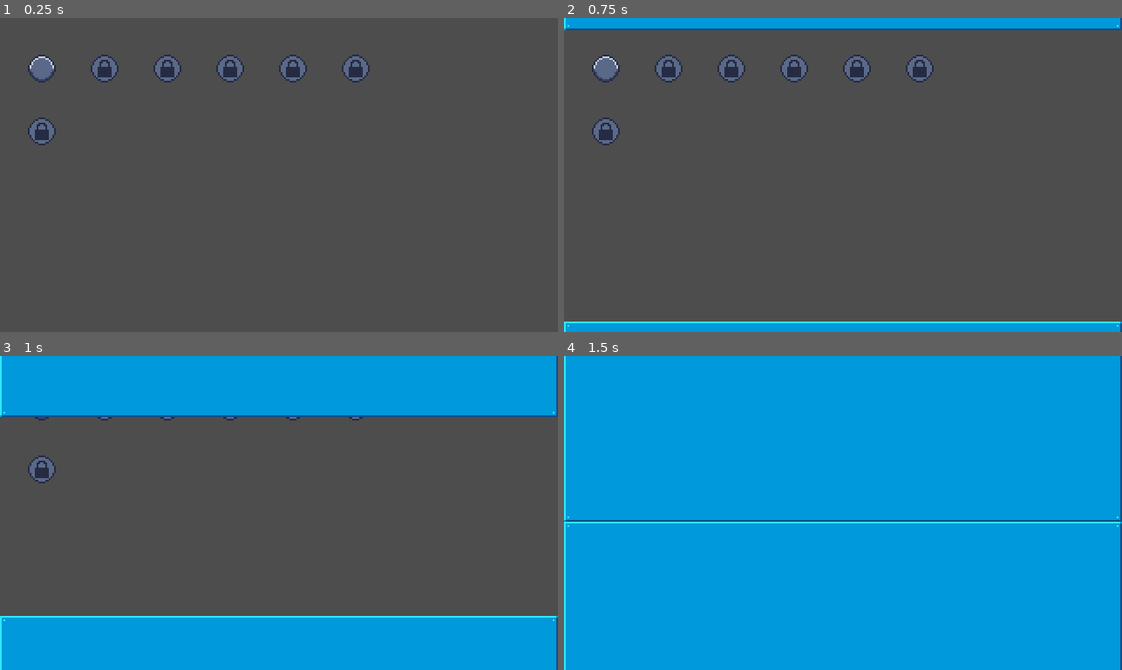
Above: before the commit, frames 1-4 (two rows, left to right).
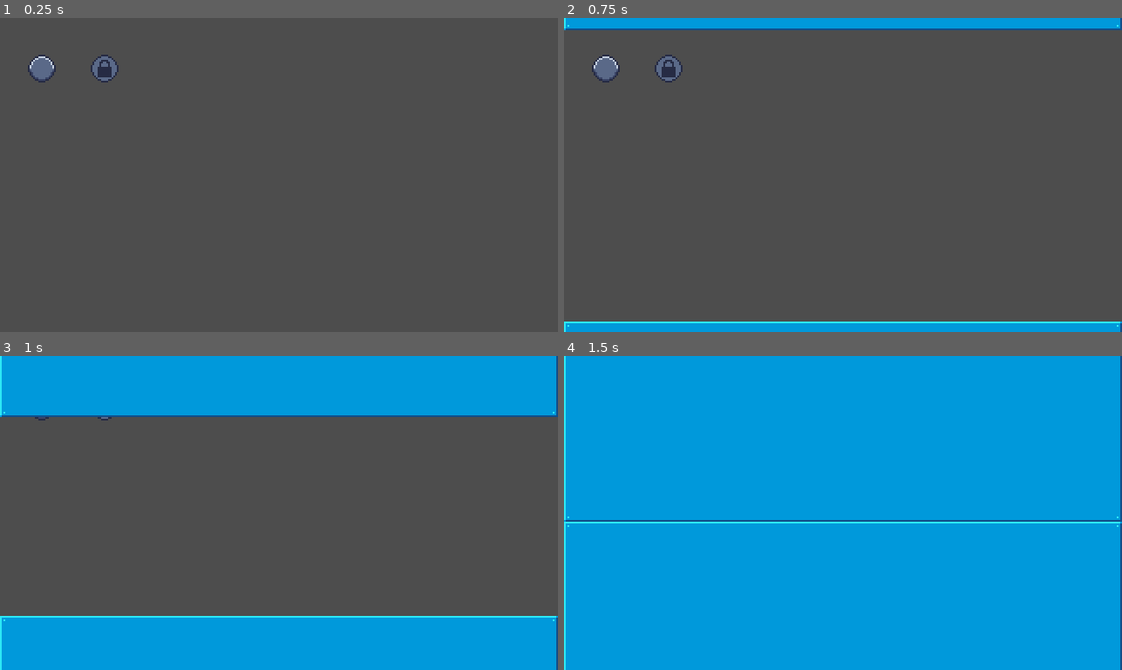
Above: after the commit, the same moments.

Repository: ARKANYOTA/globs
Game: Godot game, scene res://scenes/level_select.tscn
Two runs of this game, one before a commit and one after it. Both use one fixed random seed, a clock stepped at 60 frames per second and the inputs below.
Inputs (mouse positions are in pixels of both pictures, inside the frame that each line leads up to):
- Up to frame 1 (0.25 s): no input
- Up to frame 2 (0.75 s): click (608, 68) at 0.52 s
- Up to frame 3 (1 s): no input
- Up to frame 4 (1.5 s): tap Enter (ui_accept) at 1.25 s; move the mouse to (965, 497) at 1.27 s; press the mouse at (965, 497) at 1.28 s; hold Right (ui_right) from 1.28 s (still down)

The runs differ from the first frame. In frame 1, 1.6% of the frame differs, in the area x 5-67%, y 11-41%; in frame 2, 1.6%; in frame 3, 0.4%; in frame 4, nothing differs.

Commit message:
generic level select button

Diff:
--- a/scenes/block.tscn
+++ b/scenes/block.tscn
@@ -7,8 +7,8 @@
 [ext_resource type="Texture2D" uid="uid://dtqqhkvtq3l2o" path="res://assets/images/spritesheet/spritesheet.png" id="5_afbxe"]
 [ext_resource type="Texture2D" uid="uid://dblb1xh7ytipc" path="res://assets/images/face_animation/o_face.png" id="5_ltiqe"]
 
-[sub_resource type="RectangleShape2D" id="RectangleShape2D_jhq1l"]
-size = Vector2(16, 16)
+[sub_resource type="RectangleShape2D" id="RectangleShape2D_hc1jy"]
+size = Vector2(16, 48)
 
 [sub_resource type="AtlasTexture" id="AtlasTexture_s8rpv"]
 atlas = ExtResource("4_3fhqr")
@@ -214,7 +214,7 @@
 axis_stretch_vertical = 2
 
 [node name="CollisionShape" type="CollisionShape2D" parent="."]
-shape = SubResource("RectangleShape2D_jhq1l")
+shape = SubResource("RectangleShape2D_hc1jy")
 debug_color = Color(0, 0.51, 0.6, 0.117647)
 
 [node name="UnClickArea" parent="." instance=ExtResource("3_h0fp2")]
--- a/scenes/level_select.tscn
+++ b/scenes/level_select.tscn
@@ -1,7 +1,7 @@
 [gd_scene load_steps=4 format=3 uid="uid://bftjrd7plswxb"]
 
 [ext_resource type="Script" path="res://scripts/level_select.gd" id="1_jxoum"]
-[ext_resource type="PackedScene" uid="uid://divqor4b0wvhn" path="res://scenes/level_button.tscn" id="2_fpm2b"]
+[ext_resource type="Script" path="res://scripts/grid_container.gd" id="3_6yjuw"]
 [ext_resource type="PackedScene" uid="uid://bpqekaydn06nf" path="res://scenes/scene_transition.tscn" id="3_vqf57"]
 
 [node name="SceneSelect" type="Node2D"]
@@ -15,37 +15,4 @@
 offset_right = 220.0
 offset_bottom = 81.0
 columns = 6
-
-[node name="LevelButton" parent="GridContainer" instance=ExtResource("2_fpm2b")]
-layout_mode = 2
-metadata/_edit_use_anchors_ = true
-
-[node name="LevelButton2" parent="GridContainer" instance=ExtResource("2_fpm2b")]
-layout_mode = 2
-level = 2
-metadata/_edit_use_anchors_ = true
-
-[node name="LevelButton3" parent="GridContainer" instance=ExtResource("2_fpm2b")]
-layout_mode = 2
-level = 3
-metadata/_edit_use_anchors_ = true
-
-[node name="LevelButton4" parent="GridContainer" instance=ExtResource("2_fpm2b")]
-layout_mode = 2
-level = 4
-metadata/_edit_use_anchors_ = true
-
-[node name="LevelButton5" parent="GridContainer" instance=ExtResource("2_fpm2b")]
-layout_mode = 2
-level = 5
-metadata/_edit_use_anchors_ = true
-
-[node name="LevelButton6" parent="GridContainer" instance=ExtResource("2_fpm2b")]
-layout_mode = 2
-level = 6
-metadata/_edit_use_anchors_ = true
-
-[node name="LevelButton7" parent="GridContainer" instance=ExtResource("2_fpm2b")]
-layout_mode = 2
-level = 7
-metadata/_edit_use_anchors_ = true
+script = ExtResource("3_6yjuw")
--- /dev/null
+++ b/scripts/grid_container.gd
@@ -0,0 +1,17 @@
+extends GridContainer
+
+var LevelButton = preload("res://scenes/level_button.tscn")
+
+# Called when the node enters the scene tree for the first time.
+func _ready() -> void:
+	var len_list = len(LevelData.levels)
+	for i in range(len_list):
+		var button = LevelButton.instantiate()
+		button.level = i + 1
+		add_child(button)
+	pass # Replace with function body.
+
+
+# Called every frame. 'delta' is the elapsed time since the previous frame.
+func _process(delta: float) -> void:
+	pass
